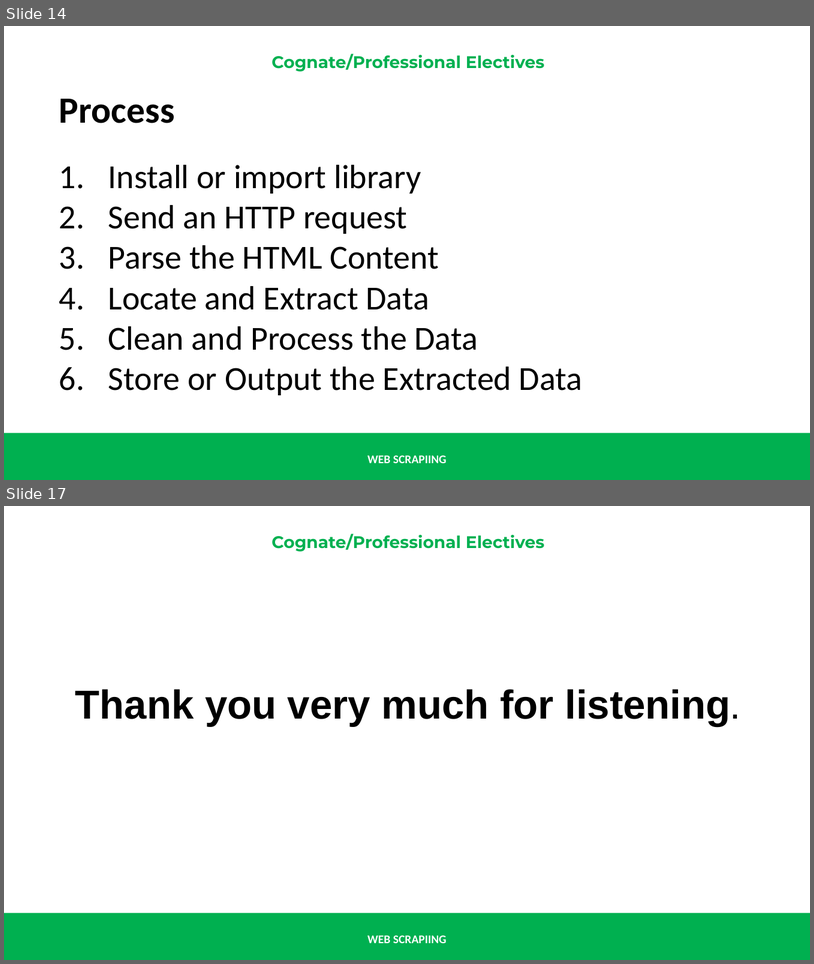
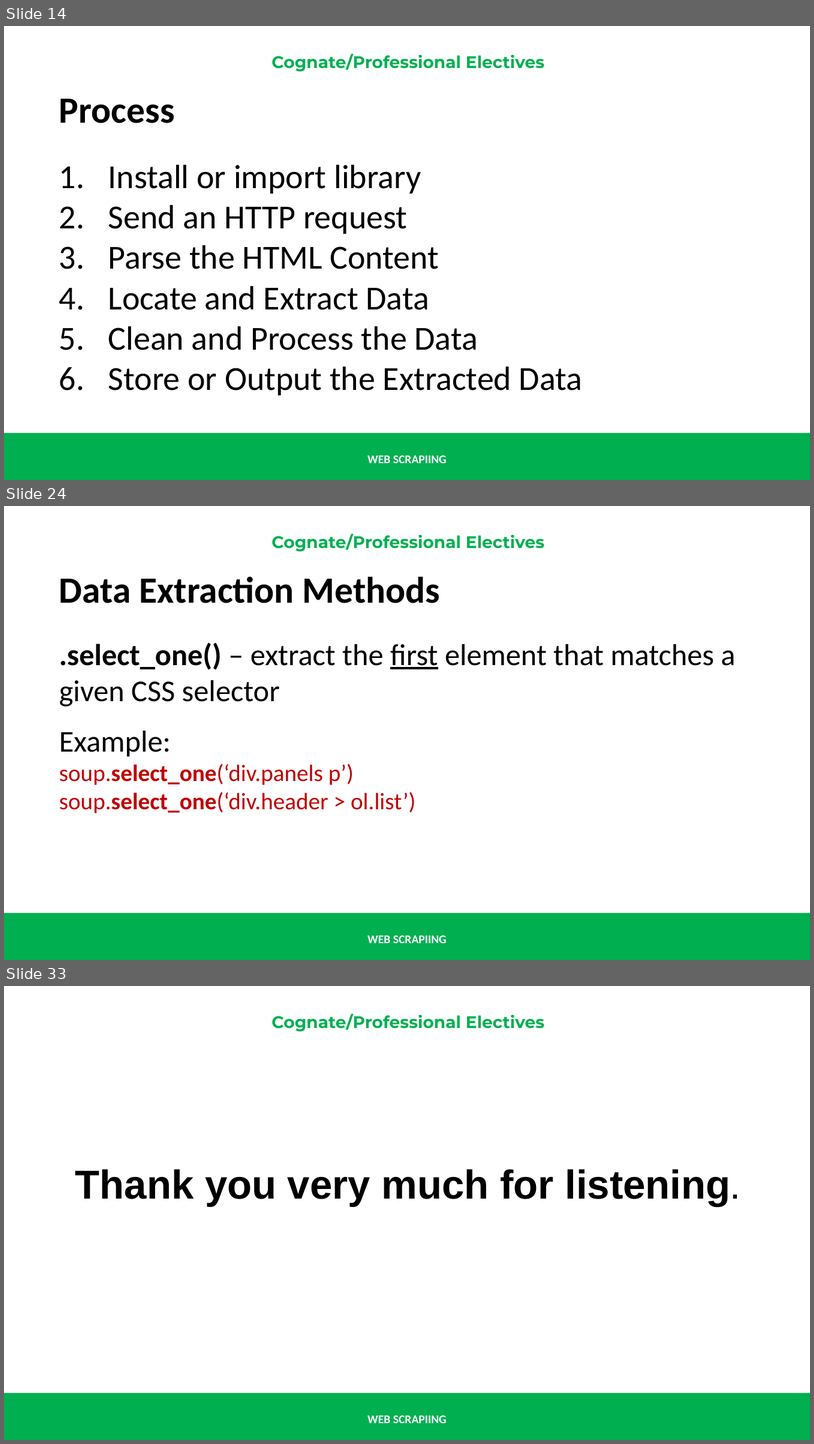
Before and after one commit to renatomaaliw3/public_files, a slide deck: CPE Electives (1 - 3)/01. Lectures Notebook/00. Presentations & Text Books/01. Electives 1 to 3/06.5 Web Scraping.pptx. Shown one above the other, each under a label of ours: slides 14 and 17 before the commit, slides 14, 24 and 33 after it; the slides between them are not shown. The pictures are 814x964 and 814x1444 pixels, drawn with LibreOffice and Linux fonts; fonts in the diff are those of the drawing. Boxes give left, top, right and bottom in pixels: in the first picture for what was removed or moved away, otherwise in the second. Text is boxed around its words. In the diff, an @@ line names an element or a change of style, - is before the commit and + after.

```diff
--- a/CPE Electives (1 - 3)/01. Lectures Notebook/00. Presentations & Text Books/01. Electives 1 to 3/06.5 Web Scraping.pptx
+++ b/CPE Electives (1 - 3)/01. Lectures Notebook/00. Presentations & Text Books/01. Electives 1 to 3/06.5 Web Scraping.pptx
@@ slide 24 added at (x1=4, y1=506, x2=810, y2=960), background #FFFFFF; not listed: 3 template elements that a slide beside it also shows @@
@@ text added at (x1=59, y1=576, x2=735, y2=813), 36 pt, text #000000 @@
+Data Extraction Methods
+.select_one() – extract the first element that matches a given CSS selector
+Example:
+soup.select_one(‘div.panels p’)
+soup.select_one(‘div.header > ol.list’)
@@ what was slide 17 is now slide 33 @@
```
Also in this commit, not shown: 1 slide changed, 16 other slides added, 1 slide removed.
